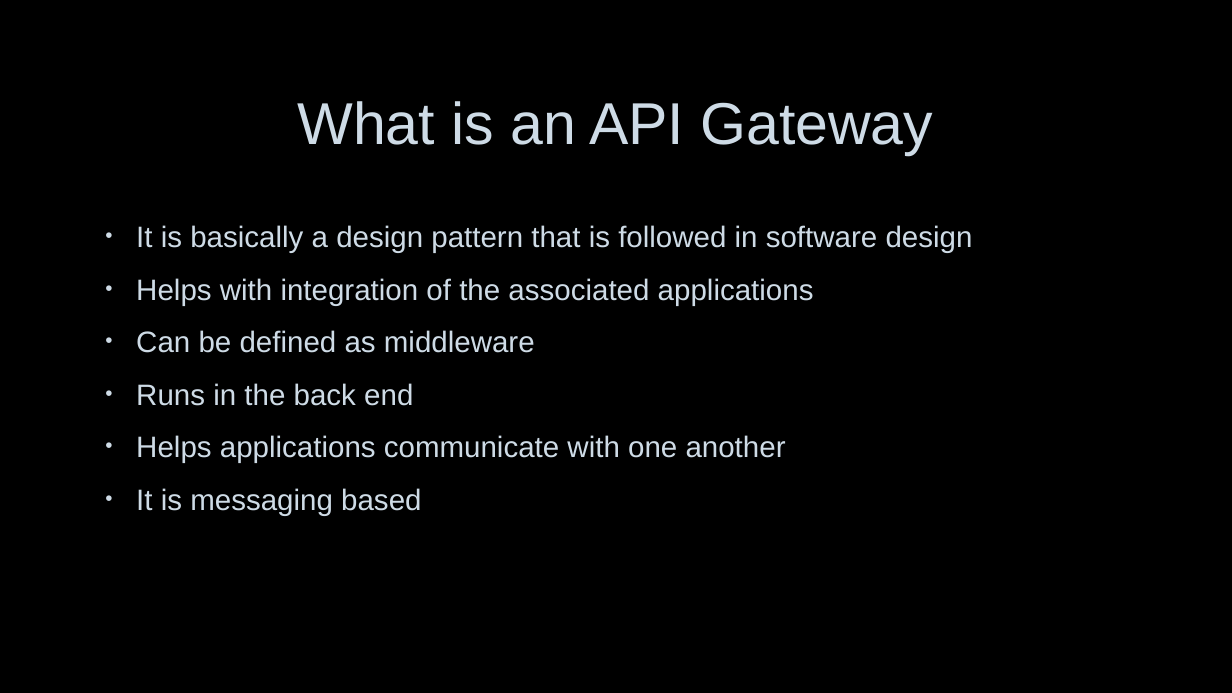
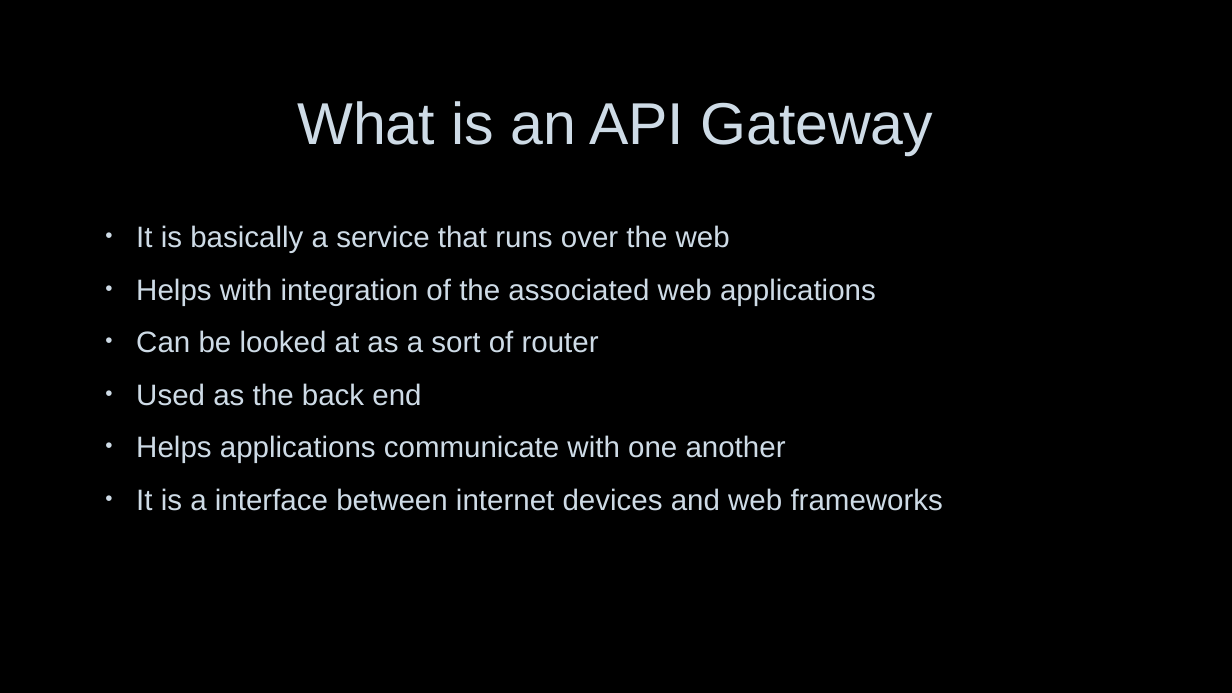
Before and after one commit to nerdommicro/WEB-420, a slide deck: slide 4 of week8/nesbitt-week8.pptx. Drawn at 1232x693 pixels with LibreOffice and Linux fonts; fonts in the diff are those of the drawing; background and template pictures are left out. Boxes give left, top, right and bottom in pixels: in the first picture for what was removed or moved away, otherwise in the second. Text is boxed around its words. In the diff, an @@ line names an element or a change of style, - is before the commit and + after.

```diff
--- a/week8/nesbitt-week8.pptx
+++ b/week8/nesbitt-week8.pptx
@@ text at [136, 225, 876, 406]: text changed @@
-• It is basically a design pattern that is followed in software design
-• Helps with integration of the associated applications
-• Can be defined as middleware
-• Runs in the back end
+• It is basically a service that runs over the web
+• Helps with integration of the associated web applications
+• Can be looked at as a sort of router
+• Used as the back end
@@ text at [136, 488, 943, 511]: text changed @@
-• It is messaging based
+• It is a interface between internet devices and web frameworks
```
Also in this commit, not shown: 4 other slides changed, 1 slide added, 2 slides removed.
